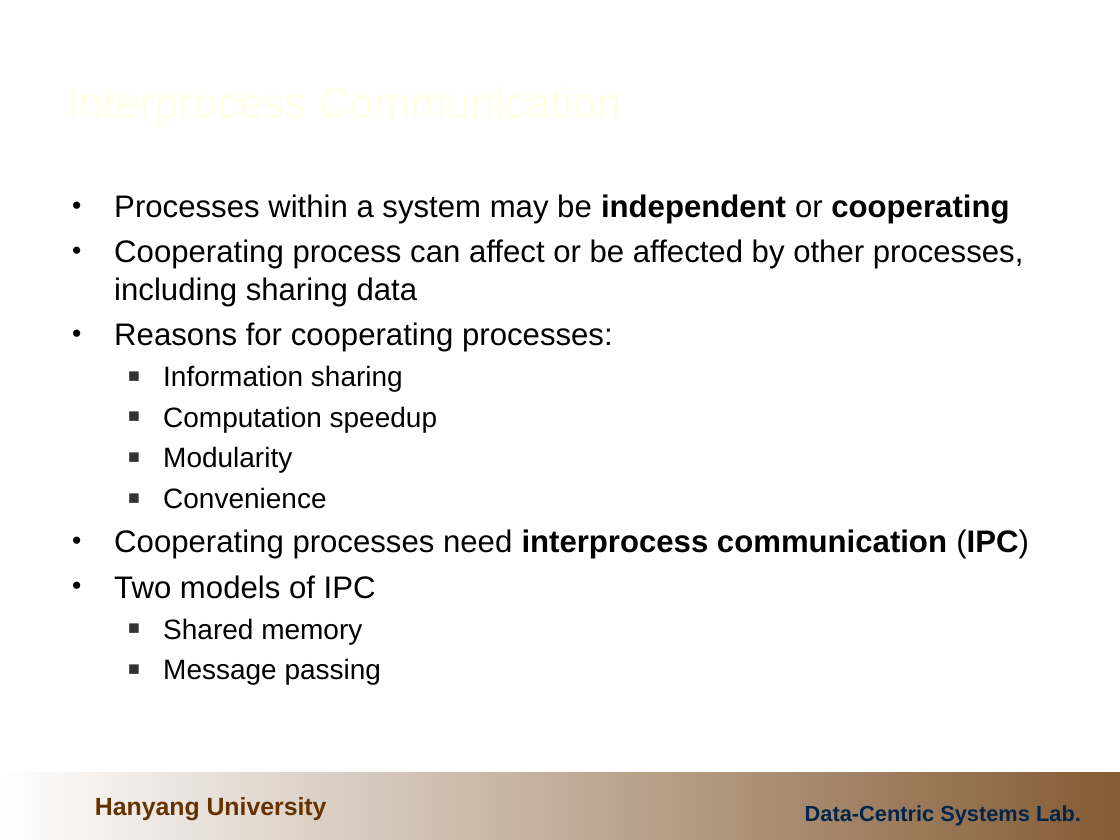
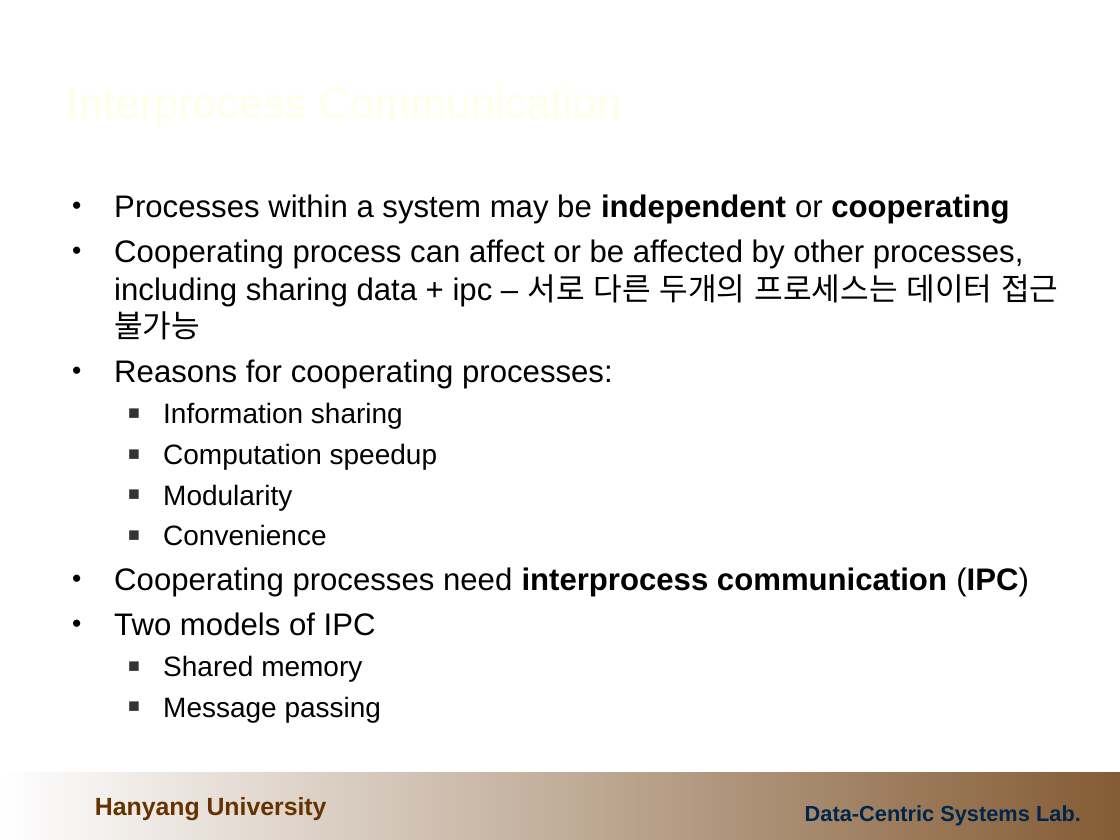
Before and after one commit to cocojk/major, a slide deck: slide 22 of os/이론/3.ProcessesAndThreads.ppt. Drawn at 1120x840 pixels with LibreOffice and Linux fonts; fonts in the diff are those of the drawing; background and template pictures are left out. Boxes give left, top, right and bottom in pixels: in the first picture for what was removed or moved away, otherwise in the second. Text is boxed around its words. In the diff, an @@ line names an element or a change of style, - is before the commit and + after.

```diff
--- a/os/이론/3.ProcessesAndThreads.ppt
+++ b/os/이론/3.ProcessesAndThreads.ppt
@@ text at (x1=114, y1=239, x2=1058, y2=340): text changed @@
-• Cooperating process can affect or be affected by other processes, including sharing data
+• Cooperating process can affect or be affected by other processes, including sharing data + ipc – 서로 다른 두개의 프로세스는 데이터 접근 불가능
```
Also in this commit, not shown: 7 other slides changed, 4 slides added, 9 other files.
